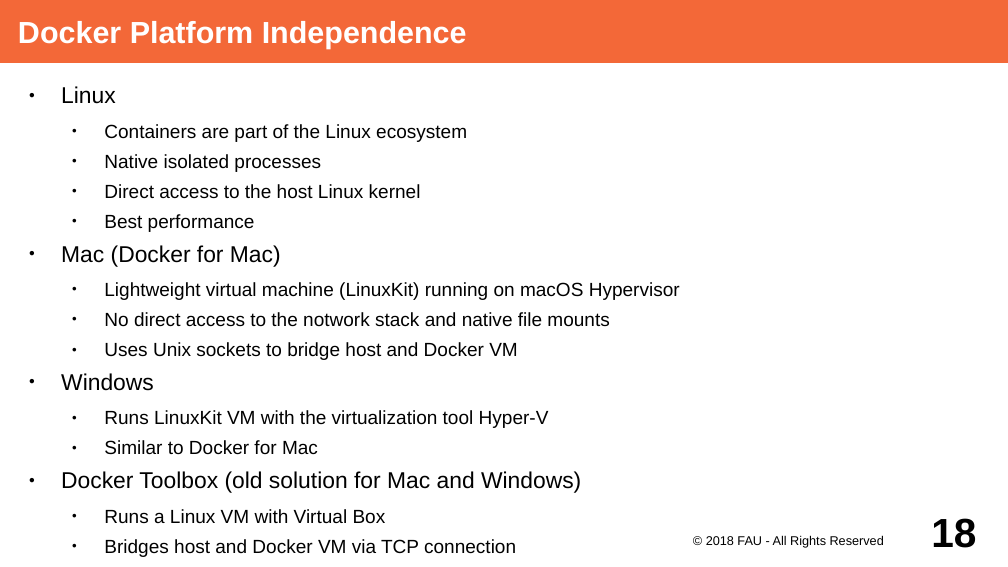
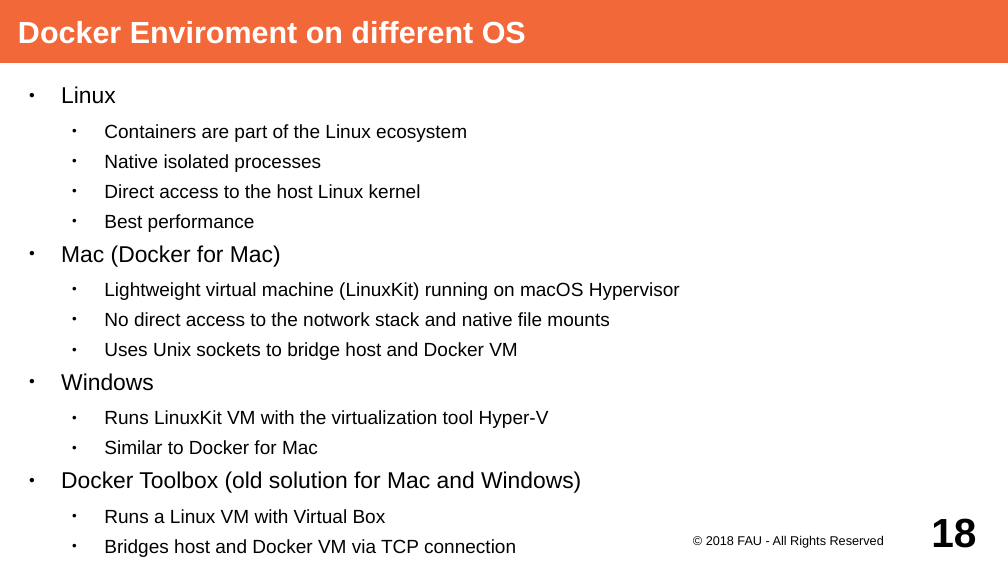
Before and after one commit to dirkriehle/adap-course, a slide deck: slide 18 of Lecture Slides/ADAP Z01 - Containerization.odp. Drawn at 1008x567 pixels with LibreOffice and Linux fonts; fonts in the diff are those of the drawing. Boxes give left, top, right and bottom in pixels: in the first picture for what was removed or moved away, otherwise in the second. Text is boxed around its words. In the diff, an @@ line names an element or a change of style, - is before the commit and + after.

```diff
--- a/Lecture Slides/ADAP Z01 - Containerization.odp
+++ b/Lecture Slides/ADAP Z01 - Containerization.odp
@@ title at [18, 21, 526, 44]: text changed @@
-Docker Platform Independence
+Docker Enviroment on different OS
```
Also in this commit, not shown: 2 other slides changed.
